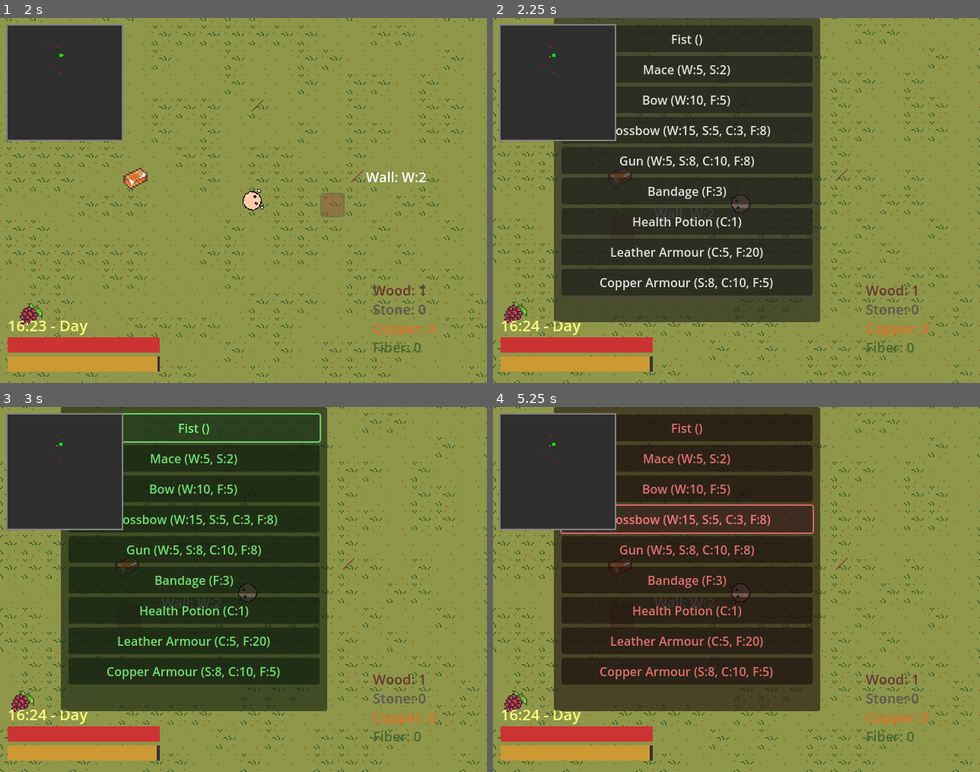
Above: before the commit, frames 1-4 (two rows, left to right).
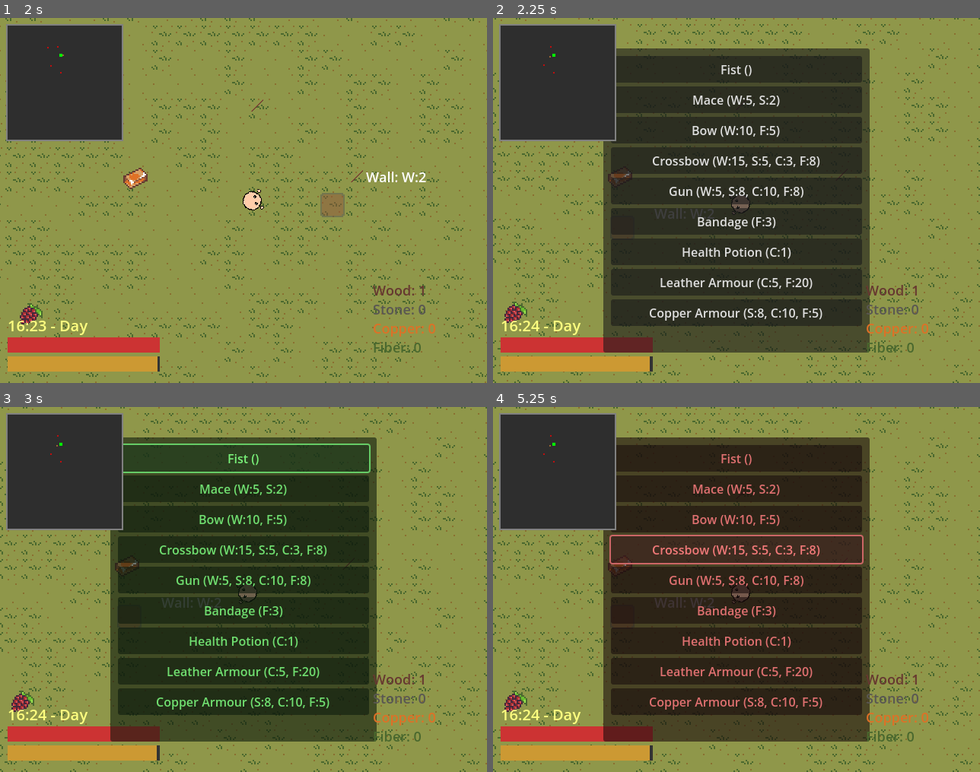
Above: after the commit, the same moments.

Repository: wondertrash/zombwio
Game: Godot game, scene res://startmenu.tscn
The game is run twice, just before and just after one commit, with the same random seed, the same clock (stepped at 60 frames per second) and the same inputs.
Inputs (mouse positions are in pixels of both pictures, inside the frame that each line leads up to):
- Up to frame 1 (2 s): click "Play" at 0.5 s; tap Enter (ui_accept) at 1.25, 1.52 s; move the mouse to (350, 182) at 1.27 s; hold D (right) from 1.28 s (still down); tap B (build) at 1.35 s; click (350, 182) at 1.42 s
- Up to frame 2 (2.25 s): move the mouse to (639, 218) at 2.02 s; release D (right) at 2.03 s; hold S (down) from 2.03 s (still down); tap C (craft) at 2.1 s
- Up to frame 3 (3 s): tap Enter (ui_accept) at 2.27 s; release S (down) at 2.75 s; click "Fist ()" at 2.75 s
- Up to frame 4 (5.25 s): click "Mace (W:5, S:2)" at 3.5 s; click "Bow (W:10, F:5)" at 4.25 s; click "Crossbow (W:15, S:5, C:3, F:8)" at 5 s

Frame 1 is identical in both runs. In frame 2, 29% of the frame differs, in the area x 12-78%, y 0-92%; in frame 3, 29%; in frame 4, 29%.

Commit message:
attack anim tweaks, crafting menu fix

Diff:
--- a/zombwio/craftingui.gd
+++ b/zombwio/craftingui.gd
@@ -18,7 +18,7 @@
 	var viewport_size = get_viewport().get_visible_rect().size
 	process_mode = Node.PROCESS_MODE_ALWAYS
 	panel = Panel.new()
-	panel.position = Vector2(viewport_size.x - 560, viewport_size.y - 480)
+	panel.position = Vector2(viewport_size.x * 0.5 - 175, viewport_size.y * 0.5 - 200)
 	panel.size = Vector2(350, 400)
 	panel.visible = false
 	panel.process_mode = Node.PROCESS_MODE_ALWAYS
--- a/zombwio/fastzombie.gd
+++ b/zombwio/fastzombie.gd
@@ -50,13 +50,14 @@
 		rotation = angle
 		if distance_to_player < attack_range and can_attack_player:
 			if player.has_method("take_damage"):
+				player.take_damage(attack_damage)
+				can_attack_player = false
 				zombie_idle_sprite.visible = false
 				zombie_attack_sprite.visible = true
-				player.take_damage(attack_damage)
-				can_attack_player = false
-				await get_tree().create_timer(attack_cooldown).timeout
+				await get_tree().create_timer(0.15).timeout
 				zombie_idle_sprite.visible = true
 				zombie_attack_sprite.visible = false
+				await get_tree().create_timer(attack_cooldown).timeout
 				can_attack_player = true
 	else:
 		wander_timer -= delta
--- a/zombwio/player.gd
+++ b/zombwio/player.gd
@@ -156,12 +156,7 @@
 	elif current_weapon == "fist":
 		attack_sprite.visible = true
 		melee_attack()
-	var cooldown = 0.5
-	if current_weapon == "bow" or current_weapon == "crossbow":
-		cooldown = 1.0
-	elif current_weapon == "gun":
-		cooldown = 1.6
-	await get_tree().create_timer(cooldown).timeout
+	await get_tree().create_timer(0.35).timeout
 	is_attacking = false
 	attack_sprite.visible = false
 	mace_sprite.visible = false
@@ -169,6 +164,12 @@
 	crossbow_sprite.visible = false
 	gun_sprite.visible = false
 	idle_sprite.visible = true
+	var cooldown = 0.5
+	if current_weapon == "bow" or current_weapon == "crossbow":
+		cooldown = 1.0
+	elif current_weapon == "gun":
+		cooldown = 1.5
+	await get_tree().create_timer(cooldown).timeout
 	can_attack = true
 func take_damage(amount: float):
 	if is_invincible:
--- a/zombwio/tankzombie.gd
+++ b/zombwio/tankzombie.gd
@@ -51,13 +51,14 @@
 		rotation = angle
 		if distance_to_player < attack_range and can_attack_player:
 			if player.has_method("take_damage"):
+				player.take_damage(attack_damage)
+				can_attack_player = false
 				zombie_idle_sprite.visible = false
 				zombie_attack_sprite.visible = true
-				player.take_damage(attack_damage)
-				can_attack_player = false
-				await get_tree().create_timer(attack_cooldown).timeout
+				await get_tree().create_timer(0.15).timeout
 				zombie_idle_sprite.visible = true
 				zombie_attack_sprite.visible = false
+				await get_tree().create_timer(attack_cooldown).timeout
 				can_attack_player = true
 	else:
 		wander_timer -= delta
--- a/zombwio/zombie.gd
+++ b/zombwio/zombie.gd
@@ -55,13 +55,14 @@
 		rotation = angle
 		if distance_to_player < attack_range and can_attack_player:
 			if player.has_method("take_damage"):
+				player.take_damage(attack_damage)
+				can_attack_player = false
 				zombie_idle_sprite.visible = false
 				zombie_attack_sprite.visible = true
-				player.take_damage(attack_damage)
-				can_attack_player = false
-				await get_tree().create_timer(attack_cooldown).timeout
+				await get_tree().create_timer(0.15).timeout
 				zombie_idle_sprite.visible = true
 				zombie_attack_sprite.visible = false
+				await get_tree().create_timer(attack_cooldown).timeout
 				can_attack_player = true
 	else:
 		wander_timer -= delta
Not shown, changed: export.zip
Not shown, changed: export/index.html
Not shown, changed: export/index.pck
